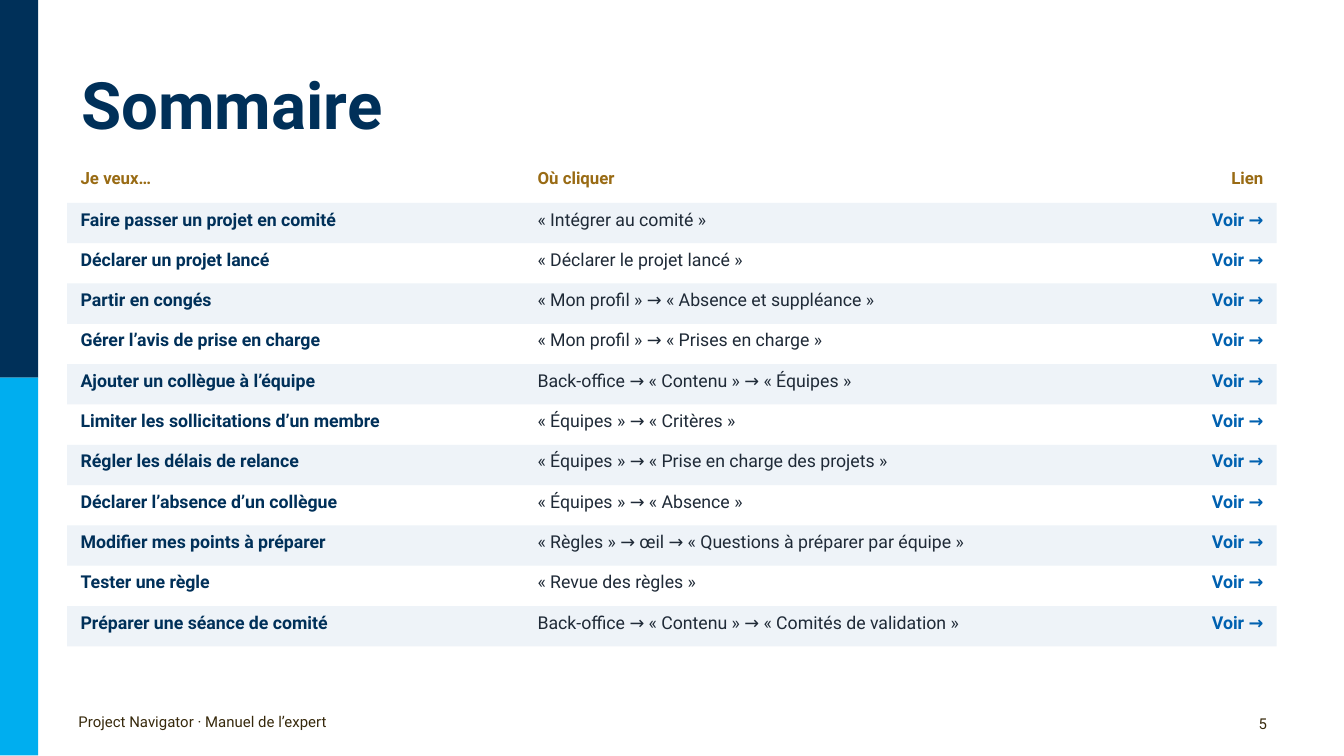
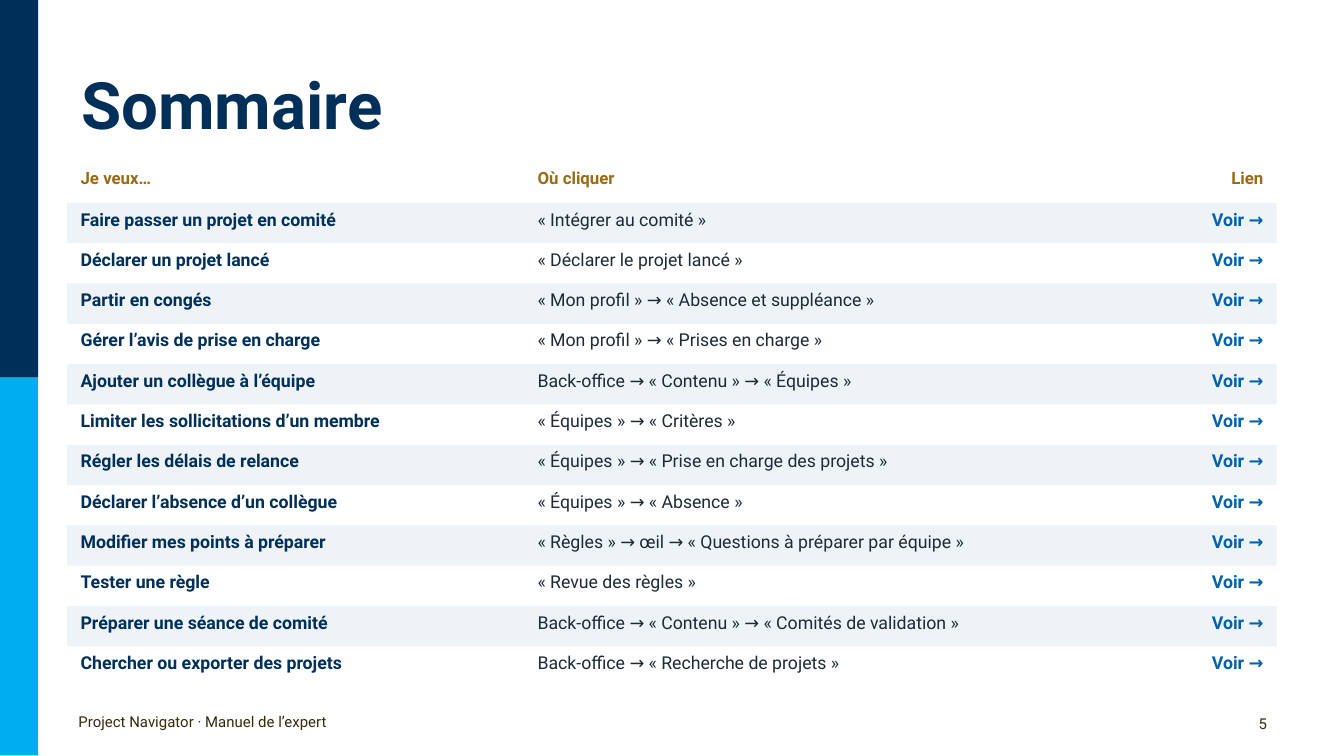
Before and after one commit to antoinelmariel-ux/ProjectNavigator, a slide deck: slide 5 of docs/Project Navigator_ Manuel SME.pptx. Drawn at 1344x756 pixels with LibreOffice and Linux fonts; fonts in the diff are those of the drawing; background and template pictures are left out. Boxes give left, top, right and bottom in pixels: in the first picture for what was removed or moved away, otherwise in the second. Text is boxed around its words. In the diff, an @@ line names an element or a change of style, - is before the commit and + after.

```diff
--- a/docs/Project Navigator_ Manuel SME.pptx
+++ b/docs/Project Navigator_ Manuel SME.pptx
@@ text added at (81,655,342,673), 9.5 pt, text #003059, bold @@
+Chercher ou exporter des projets
@@ text added at (538,655,826,673), 9.5 pt, text #1F2A37 @@
+Back-office → « Recherche de projets »
@@ text added at (1212,656,1244,669), 9.5 pt, text #0061B0, bold @@
+Voir →
```
Also in this commit, not shown: 6 other slides changed, 2 slides added, 1 other file.
